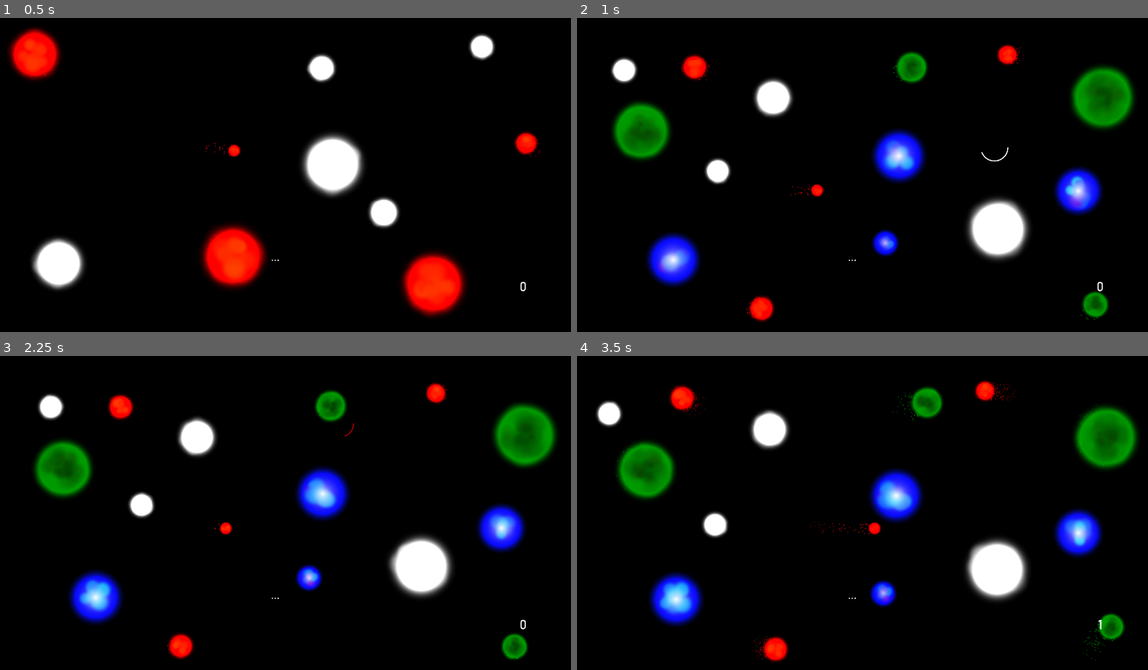
Above: before the commit, frames 1-4 (two rows, left to right).
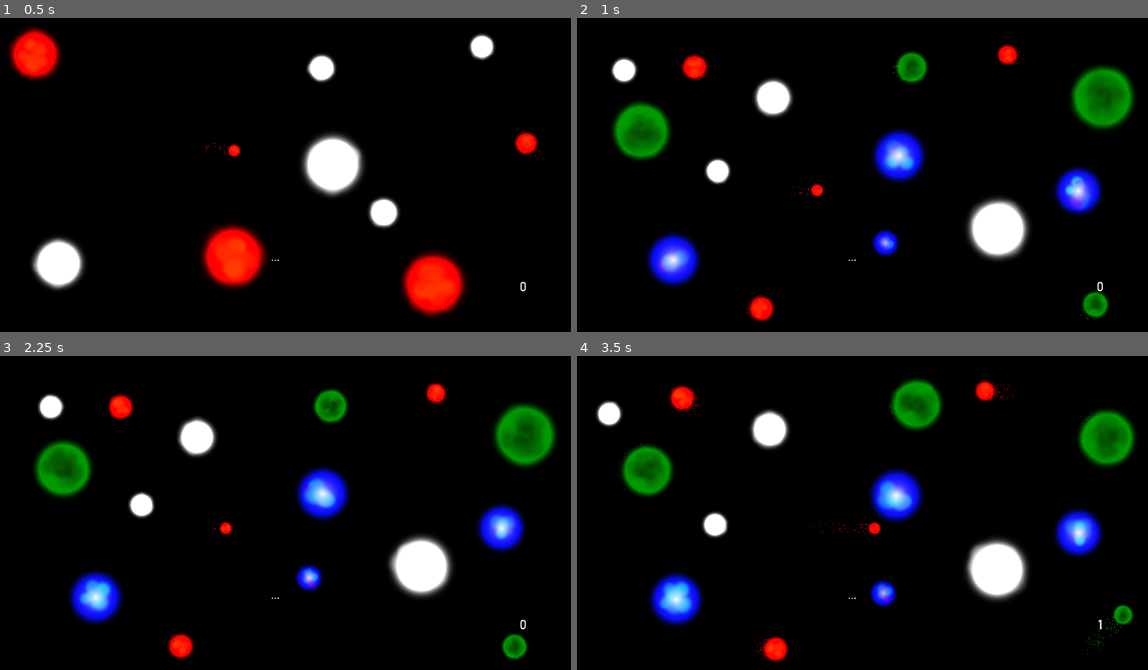
Above: after the commit, the same moments.

Repository: Dark-Gran/Spirit-Circles
Game: Godot game, scene res://src/Main.tscn
Two runs of this game, one before a commit and one after it. Both use one fixed random seed, a clock stepped at 60 frames per second and the inputs below.
Inputs (mouse positions are in pixels of both pictures, inside the frame that each line leads up to):
- Up to frame 1 (0.5 s): no input
- Up to frame 2 (1 s): move the mouse to (993, 146) at 0.52 s; press the mouse at (993, 146) at 0.53 s; hold Right (ui_right) from 0.53 s (still down); tap Space (ui_accept) at 0.77 s
- Up to frame 3 (2.25 s): move the mouse to (148, 522) at 1.27 s; release Right (ui_right) at 1.28 s; release the mouse at (148, 522) at 1.28 s; hold Left (ui_left) 1.28-2.03 s; click (148, 522) at 1.35 s; tap Space (ui_accept) at 1.52 s; move the mouse to (342, 425) at 2.02 s; press the mouse at (342, 425) at 2.03 s; hold Right (ui_right) from 2.03 s (still down)
- Up to frame 4 (3.5 s): keep holding Right (ui_right); move the mouse to (822, 575) at 2.77 s; release the mouse at (822, 575) at 2.78 s; click (822, 575) at 2.85 s; tap Space (ui_accept) at 3.02 s

Frame 1 is identical in both runs. In frame 2, less than 0.1% of the frame differs, in the area x 70-76%, y 41-46%; in frame 3, 0.2%; in frame 4, 2.8%, in the area x 6-99%, y 7-96%.
Error after the commit: Attempt to call function 'get_children' in base 'null instance' on a null instance. (res://src/world/World.gd:191)

Commit message:
button update

Diff:
--- a/src/world/World.gd
+++ b/src/world/World.gd
@@ -173,6 +173,7 @@
 			# Focus Power
 			var hit
 			var mouse = get_viewport().get_mouse_position()
+			var focusing = false
 			if $Level.FocusPower_enabled && pc_accumulator == 0:
 				var r
 				for c in $Level/Circles.get_children():
@@ -182,9 +183,19 @@
 					if !c.merging_away && Geometry.is_point_in_circle(mouse, c.position, r):
 						hit = c
 						focus_power(c, delta)
+						focusing = true
 						break
 			# Player Circle - input
-			if $Level.PlayerCircle_enabled && hit == null && !has_node("PlayerCircle") && !pc_linger:
+			var button_hit = false
+			if !focusing: # "No hypo-circle over buttons"
+				for s in $Level/Statics.get_children():
+					if s.is_in_group("button"):
+						var polygon:PoolVector2Array = [Vector2(s.position.x-50, s.position.y-50), Vector2(s.position.x-50, s.position.y+50), Vector2(s.position.x+50, s.position.y+50), Vector2(s.position.x+50, s.position.y-50)]
+						if Geometry.is_point_in_polygon(mouse, polygon):
+							button_hit = true
+							pc_accumulator = 0
+							break
+			if $Level.PlayerCircle_enabled && hit == null && !has_node("PlayerCircle") && !pc_linger && !button_hit:
 				pc_accumulator += delta
 			# Hypothetical Circle
 			if pc_accumulator > 0:
--- a/src/world/obstacles/Button.tscn
+++ b/src/world/obstacles/Button.tscn
@@ -64,7 +64,7 @@
 
 [sub_resource type="Gradient" id=6]
 offsets = PoolRealArray( 0, 0.426357, 1 )
-colors = PoolColorArray( 1, 1, 1, 0, 1, 1, 1, 0.0745098, 1, 1, 1, 0 )
+colors = PoolColorArray( 1, 1, 1, 0, 1, 1, 1, 0.156863, 1, 1, 1, 0 )
 
 [sub_resource type="GradientTexture" id=7]
 gradient = SubResource( 6 )
@@ -86,7 +86,9 @@
 hue_variation = -0.23
 hue_variation_random = 0.17
 
-[node name="Button" type="Node2D"]
+[node name="Button" type="Node2D" groups=[
+"button",
+]]
 script = ExtResource( 1 )
 
 [node name="Button" type="TextureButton" parent="."]
